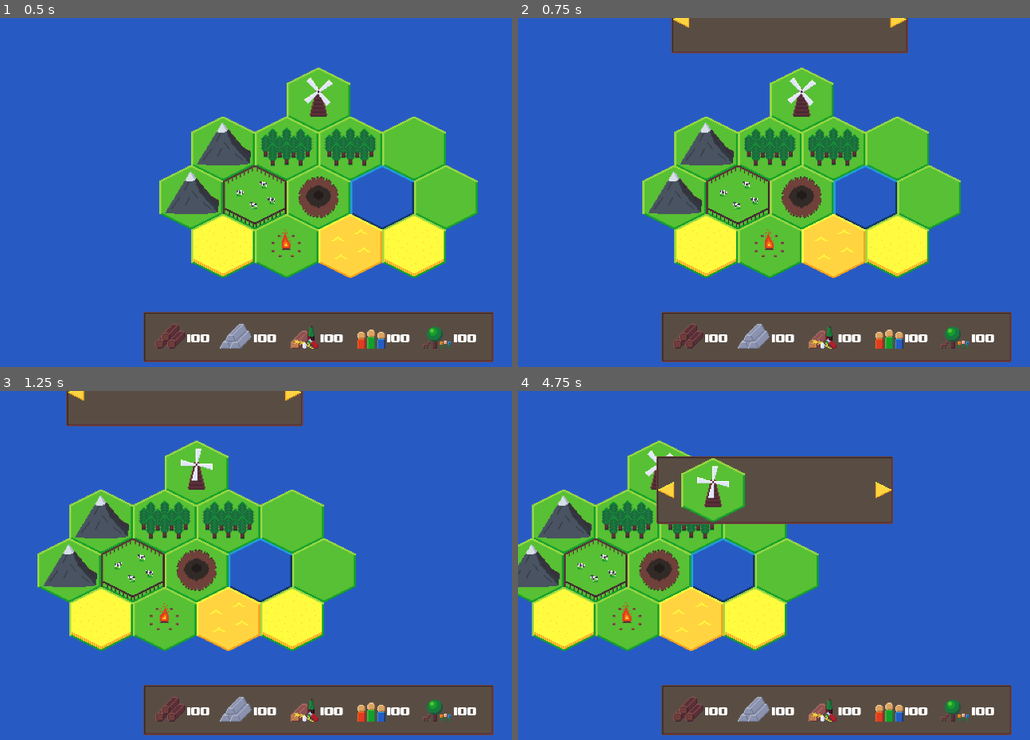
Above: before the commit, frames 1-4 (two rows, left to right).
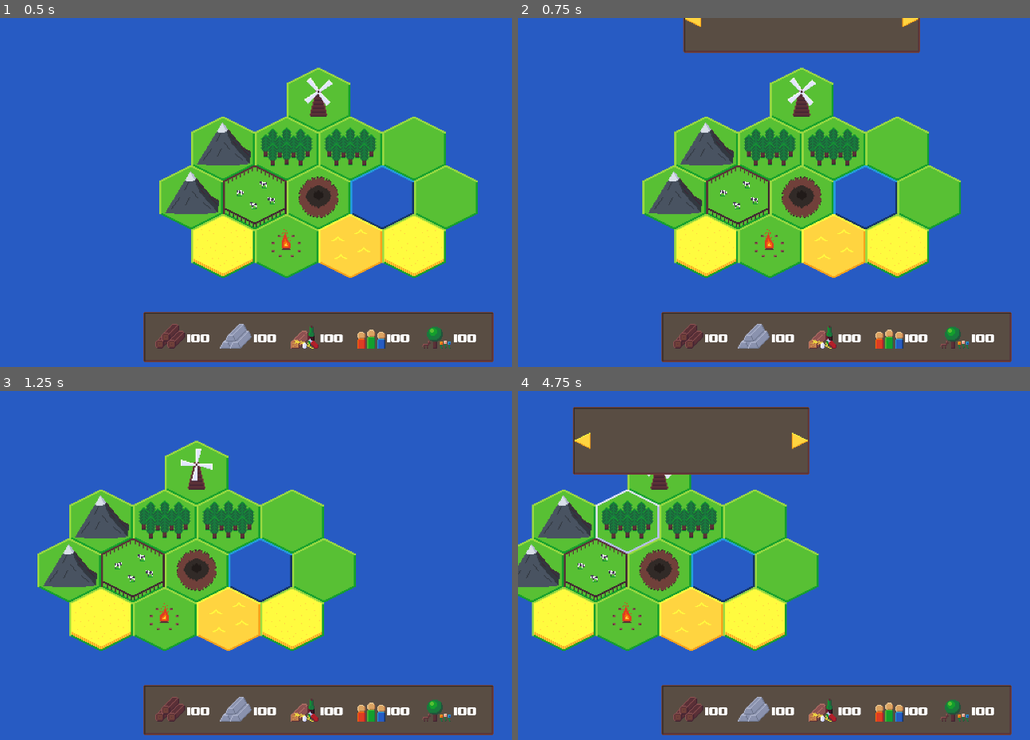
Above: after the commit, the same moments.

Repository: Lunatic-Games/the-holy-land
Game: Godot game, scene res://Game.tscn
The game is run twice, just before and just after one commit, with the same random seed, the same clock (stepped at 60 frames per second) and the same inputs.
Inputs (mouse positions are in pixels of both pictures, inside the frame that each line leads up to):
- Up to frame 1 (0.5 s): no input
- Up to frame 2 (0.75 s): move the mouse to (835, 98) at 0.52 s; hold Right (ui_right) from 0.53 s (still down); click (835, 98) at 0.67 s
- Up to frame 3 (1.25 s): keep holding Right (ui_right)
- Up to frame 4 (4.75 s): release Right (ui_right) at 1.25 s; click (594, 391) at 1.27 s; tap Enter at 2 s; move the mouse to (804, 520) at 2.02 s; hold Down (ui_down) 2.03-2.78 s; click (804, 520) at 2.17 s; move the mouse to (681, 397) at 2.77 s; hold Right (ui_right) 2.78-3.53 s; click (681, 397) at 2.92 s; move the mouse to (717, 439) at 3.52 s; hold Up (ui_up) 3.53-4.28 s; click (717, 439) at 3.67 s; move the mouse to (615, 513) at 4.27 s; hold Left (ui_left) from 4.28 s (still down); click (615, 513) at 4.42 s

Frame 1 is identical in both runs. In frame 2, 0.9% of the frame differs, in the area x 29-79%, y 0-11%; in frame 3, 4.8%; in frame 4, 15%, in the area x 10-74%, y 4-47%.

Commit message:
Progress on building menu

Diff:
--- a/Game.gd
+++ b/Game.gd
@@ -1,23 +1 @@
 extends Node2D
-
-
-var selected_tile
-
-func _ready():
-	for tile in $Hexes.get_children():
-		tile.connect("menu_opened", self, "tile_selected")
-		tile.connect("menu_closed", self, "tile_deselected")
-
-func tile_selected(tile):
-	if selected_tile:
-		selected_tile.close_menu()
-	selected_tile = tile
-
-func tile_deselected(tile):
-	selected_tile = null
-
-func _unhandled_input(event):
-	if event is InputEventMouseButton and event.pressed:
-		if selected_tile:
-			selected_tile.close_menu()
-		selected_tile = null
--- a/Tiles/Base/Base.gd
+++ b/Tiles/Base/Base.gd
@@ -1,17 +1,14 @@
 extends Area2D
-
-signal menu_opened
-signal menu_closed
 
 export(Array, String, FILE) var buildable
 export(Array, Resource) var images
 
 func _ready():
 	for image in images:
-		var text_rect = TextureRect.new()
-		text_rect.rect_scale = Vector2(0.5, 0.5)
-		text_rect.texture = image
-		$PanelContainer/Sections/Buildings.add_child(text_rect)
+		var button = load("res://Tiles/Base/BuildingButton.tscn").instance()
+		button.init(image, null)
+		button.connect("button_up", self, "building")
+		$PanelContainer/Sections/Buildings.add_child(button)
 
 func _on_mouse_entered():
 	$HoveredSprite.visible = true
@@ -24,9 +21,20 @@
 		open_menu()
 
 func close_menu():
-	emit_signal("menu_closed", self)
 	$PanelContainer.visible = false
 
 func open_menu():
-	emit_signal("menu_opened", self)
 	$PanelContainer.visible = true
+
+func building():
+	$BuildingSprite.visible = true
+	$Sprite.modulate = Color8(200, 200, 200, 255)
+	close_menu()
+
+func finish_building():
+	$BuildingSprite.visible = false
+	$Sprite.modulate = Color8(255, 255, 255, 255)
+
+func _unhandled_input(event):
+	if event is InputEventMouseButton and not $HoveredSprite.visible:
+		close_menu()
--- a/Tiles/Base/Base.tscn
+++ b/Tiles/Base/Base.tscn
@@ -1,22 +1,40 @@
-[gd_scene load_steps=11 format=2]
+[gd_scene load_steps=14 format=2]
 
 [ext_resource path="res://Tiles/Base/Base.gd" type="Script" id=1]
 [ext_resource path="res://Tiles/Windmill/Windmill1.png" type="Texture" id=2]
 [ext_resource path="res://Tiles/Base/Base.png" type="Texture" id=3]
-[ext_resource path="res://Tiles/Base/Hovered.png" type="Texture" id=4]
-[ext_resource path="res://UI/Panel.png" type="Texture" id=5]
-[ext_resource path="res://UI/LeftArrow.png" type="Texture" id=6]
-[ext_resource path="res://UI/LeftArrowHovered.png" type="Texture" id=7]
-[ext_resource path="res://UI/RightArrow.png" type="Texture" id=8]
-[ext_resource path="res://UI/RightArrowHovered.png" type="Texture" id=9]
+[ext_resource path="res://Tiles/Base/Building1.png" type="Texture" id=4]
+[ext_resource path="res://Tiles/Base/Hovered.png" type="Texture" id=5]
+[ext_resource path="res://UI/Panel.png" type="Texture" id=6]
+[ext_resource path="res://UI/LeftArrow.png" type="Texture" id=7]
+[ext_resource path="res://UI/LeftArrowHovered.png" type="Texture" id=8]
+[ext_resource path="res://UI/RightArrow.png" type="Texture" id=9]
+[ext_resource path="res://UI/RightArrowHovered.png" type="Texture" id=10]
+[ext_resource path="res://Tiles/Base/Building2.png" type="Texture" id=11]
 
 [sub_resource type="StyleBoxTexture" id=1]
-texture = ExtResource( 5 )
+texture = ExtResource( 6 )
 region_rect = Rect2( 0, 0, 64, 64 )
 margin_left = 4.0
 margin_right = 4.0
 margin_top = 4.0
 margin_bottom = 4.0
+
+[sub_resource type="Animation" id=2]
+resource_name = "Building"
+loop = true
+tracks/0/type = "value"
+tracks/0/path = NodePath("BuildingSprite:texture")
+tracks/0/interp = 1
+tracks/0/loop_wrap = true
+tracks/0/imported = false
+tracks/0/enabled = true
+tracks/0/keys = {
+"times": PoolRealArray( 0, 0.5 ),
+"transitions": PoolRealArray( 1, 1 ),
+"update": 1,
+"values": [ ExtResource( 4 ), ExtResource( 11 ) ]
+}
 
 [node name="Base" type="Area2D"]
 position = Vector2( 656, 320 )
@@ -33,18 +51,22 @@
 [node name="CollisionPolygon2D" type="CollisionPolygon2D" parent="."]
 polygon = PoolVector2Array( 0, -66, 64, -34, 64, 34, 0, 66, -64, 34, -64, -34 )
 
+[node name="BuildingSprite" type="Sprite" parent="."]
+visible = false
+texture = ExtResource( 4 )
+
 [node name="HoveredSprite" type="Sprite" parent="."]
 visible = false
-texture = ExtResource( 4 )
+texture = ExtResource( 5 )
 
 [node name="PanelContainer" type="PanelContainer" parent="."]
 visible = false
 anchor_right = 1.0
 anchor_bottom = 1.0
-margin_left = -262.0
-margin_top = -229.0
-margin_right = 202.0
-margin_bottom = -93.0
+margin_left = -238.0
+margin_top = -230.0
+margin_right = 238.0
+margin_bottom = -94.0
 custom_styles/panel = SubResource( 1 )
 
 [node name="Sections" type="HBoxContainer" parent="PanelContainer"]
@@ -72,10 +94,7 @@
 margin_right = 426.0
 margin_bottom = 128.0
 rect_min_size = Vector2( 384, 128 )
-
-[node name="TextureButton" type="TextureButton" parent="PanelContainer/Sections/Buildings"]
-margin_right = 40.0
-margin_bottom = 40.0
+alignment = 1
 
 [node name="CenterContainer2" type="CenterContainer" parent="PanelContainer/Sections"]
 margin_left = 436.0
@@ -86,10 +105,14 @@
 margin_top = 48.0
 margin_right = 32.0
 margin_bottom = 80.0
-texture_normal = ExtResource( 8 )
-texture_pressed = ExtResource( 8 )
-texture_hover = ExtResource( 9 )
+texture_normal = ExtResource( 9 )
+texture_pressed = ExtResource( 9 )
+texture_hover = ExtResource( 10 )
 stretch_mode = 2
+
+[node name="AnimationPlayer" type="AnimationPlayer" parent="."]
+autoplay = "Building"
+anims/Building = SubResource( 2 )
 [connection signal="input_event" from="." to="." method="_on_input_event"]
 [connection signal="mouse_entered" from="." to="." method="_on_mouse_entered"]
 [connection signal="mouse_exited" from="." to="." method="_on_mouse_exited"]
--- /dev/null
+++ b/Tiles/Base/BuildingButton.gd
@@ -0,0 +1,16 @@
+extends TextureButton
+
+var building_scene
+
+func _ready():
+	modulate = Color8(230, 230, 230, 255)
+
+func init(image, scene):
+	texture_normal = image
+	scene = building_scene
+
+func _on_mouse_entered():
+	modulate = Color8(255, 255, 255, 255)
+
+func _on_mouse_exited():
+	modulate = Color8(230, 230, 230, 255)
--- /dev/null
+++ b/Tiles/Base/BuildingButton.tscn
@@ -0,0 +1,18 @@
+[gd_scene load_steps=3 format=2]
+
+[ext_resource path="res://Tiles/Base/Base.png" type="Texture" id=1]
+[ext_resource path="res://Tiles/Base/BuildingButton.gd" type="Script" id=2]
+
+[node name="BuildingButton" type="TextureButton"]
+anchor_left = 0.5
+anchor_top = 0.5
+anchor_right = 0.5
+anchor_bottom = 0.5
+margin_left = -64.0
+margin_top = -64.0
+margin_right = 64.0
+margin_bottom = 64.0
+texture_normal = ExtResource( 1 )
+script = ExtResource( 2 )
+[connection signal="mouse_entered" from="." to="." method="_on_mouse_entered"]
+[connection signal="mouse_exited" from="." to="." method="_on_mouse_exited"]
Not shown: 1 places in Tiles/Base/Base.tscn that only renumber resources
Binary file added: Tiles/Base/Building.aseprite
Binary file added: Tiles/Base/Building1.png
Not shown, added: Tiles/Base/Building1.png.import
Binary file added: Tiles/Base/Building2.png
Not shown, added: Tiles/Base/Building2.png.import
Binary file changed: Tiles/Base/Hovered.aseprite
